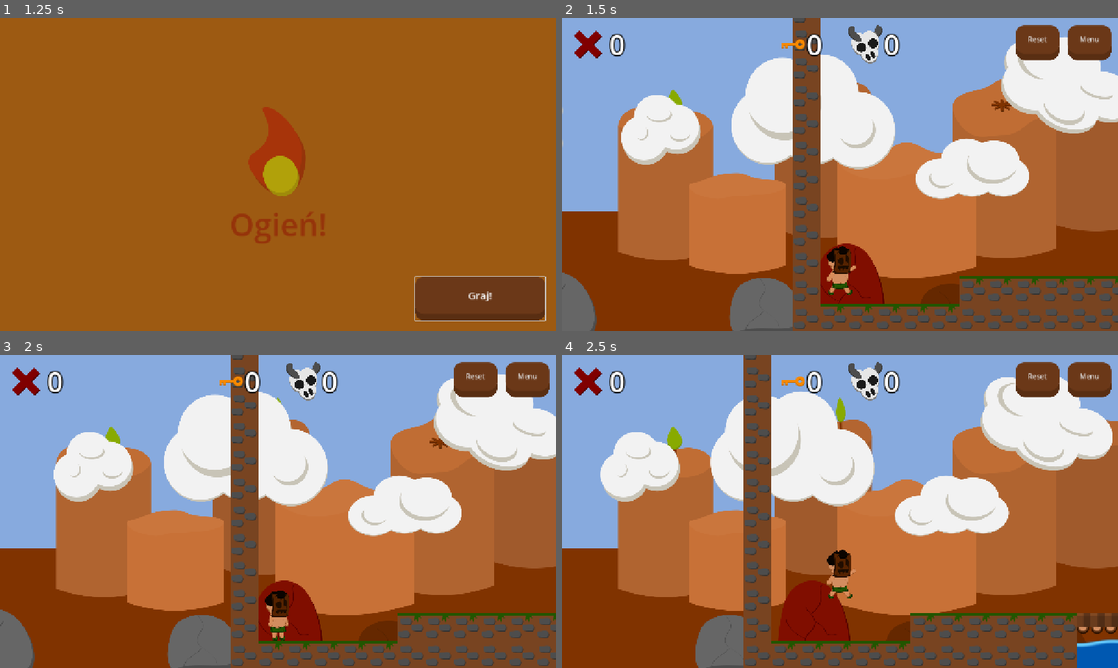
Above: before the commit, frames 1-4 (two rows, left to right).
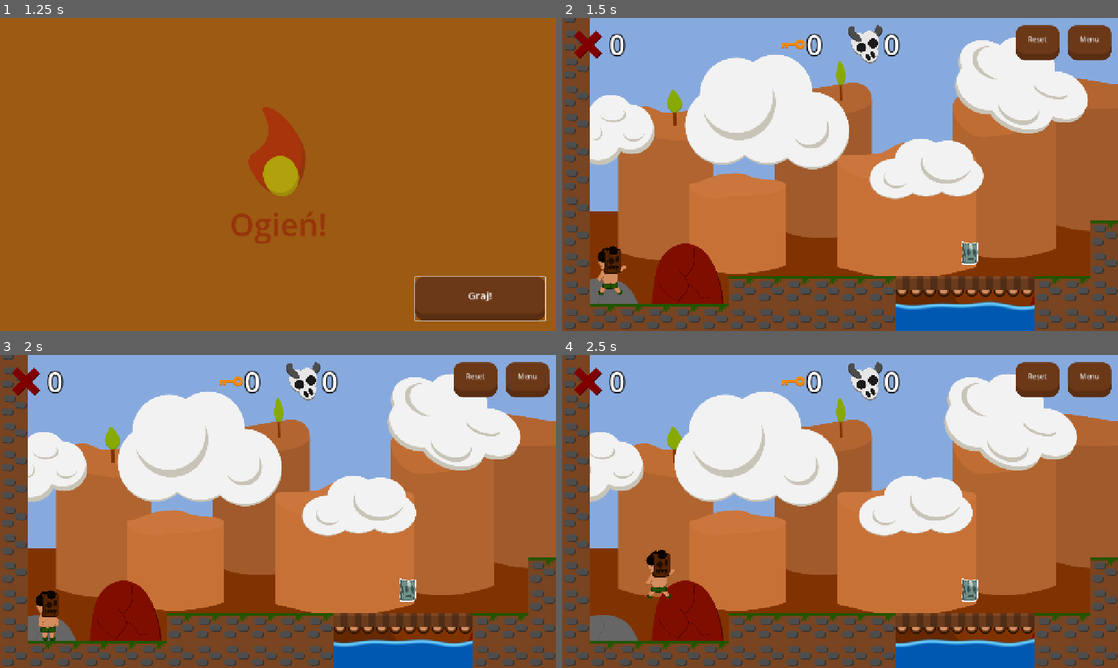
Above: after the commit, the same moments.

Repository: Nabiz/FourElements
Game: Godot game, scene res://Scenes/GUI/main_menu.tscn
Two runs of this game, one before a commit and one after it. Both use one fixed random seed, a clock stepped at 60 frames per second and the inputs below. The engine's default icon, where the game draws it, is replaced by a stand-in: a white triangle on a blue panel in a dark square.
Inputs:
- Up to frame 1 (1.25 s): click "Nowa Gra" at 0.5 s
- Up to frame 2 (1.5 s): click "Graj!" at 1.25 s
- Up to frame 3 (2 s): no input
- Up to frame 4 (2.5 s): tap Enter (ui_accept) at 2, 2.27 s; hold Right (ui_right) from 2.03 s (still down)

Frame 1 is identical in both runs. In frame 2, 42% of the frame differs, in the area x 0-100%, y 0-100%; in frame 3, 41%; in frame 4, 41%.

Commit message:
add dead by water animation

Diff:
--- a/Levels/cartographer_level.tscn
+++ b/Levels/cartographer_level.tscn
@@ -320,6 +320,7 @@
 position = Vector2(-21, 0)
 
 [node name="DialogueArea" parent="CartographerEncounter" node_paths=PackedStringArray("dialogue_canvas") instance=ExtResource("16_3l2mx")]
+visible = false
 position = Vector2(1089, 433)
 monitoring = false
 dialogue_canvas = NodePath("../DialogCanvas")
--- a/Scenes/player/player.tscn
+++ b/Scenes/player/player.tscn
@@ -11,6 +11,7 @@
 [ext_resource type="PackedScene" uid="uid://bcr3dtq4rb71j" path="res://scenes/player/air_bullet.tscn" id="8_je7p5"]
 [ext_resource type="PackedScene" uid="uid://cy55rh68t6vhq" path="res://scenes/player/earth_block.tscn" id="9_fm80t"]
 [ext_resource type="PackedScene" uid="uid://jwg0a6288amj" path="res://scenes/player/water_wave.tscn" id="10_je7p5"]
+[ext_resource type="Texture2D" uid="uid://cxwyj0k7xj8te" path="res://assets/props/water_splash.png" id="12_fm80t"]
 
 [sub_resource type="RectangleShape2D" id="RectangleShape2D_megsn"]
 size = Vector2(64, 64)
@@ -90,6 +91,45 @@
 &"run": SubResource("Animation_bhhdu")
 }
 
+[sub_resource type="AtlasTexture" id="AtlasTexture_gx1jg"]
+atlas = ExtResource("12_fm80t")
+region = Rect2(0, 0, 128, 128)
+
+[sub_resource type="AtlasTexture" id="AtlasTexture_ugbui"]
+atlas = ExtResource("12_fm80t")
+region = Rect2(128, 0, 128, 128)
+
+[sub_resource type="AtlasTexture" id="AtlasTexture_fcs02"]
+atlas = ExtResource("12_fm80t")
+region = Rect2(0, 128, 128, 128)
+
+[sub_resource type="AtlasTexture" id="AtlasTexture_myrg7"]
+atlas = ExtResource("12_fm80t")
+region = Rect2(128, 128, 128, 128)
+
+[sub_resource type="SpriteFrames" id="SpriteFrames_kvlxm"]
+animations = [{
+"frames": [{
+"duration": 1.0,
+"texture": SubResource("AtlasTexture_gx1jg")
+}, {
+"duration": 1.0,
+"texture": SubResource("AtlasTexture_ugbui")
+}, {
+"duration": 1.0,
+"texture": SubResource("AtlasTexture_fcs02")
+}, {
+"duration": 1.0,
+"texture": SubResource("AtlasTexture_myrg7")
+}, {
+"duration": 1.0,
+"texture": null
+}],
+"loop": false,
+"name": &"water_splash",
+"speed": 5.0
+}]
+
 [node name="Player" type="CharacterBody2D" node_paths=PackedStringArray("animation", "sprites", "blank_sprite", "camera", "marker_point", "earth_block_space", "coyote_timer")]
 z_index = 1
 collision_mask = 129
@@ -146,4 +186,12 @@
 [node name="CoyoteTimer" type="Timer" parent="."]
 wait_time = 0.3
 
+[node name="WaterDie" type="AnimatedSprite2D" parent="."]
+visible = false
+z_index = 10
+position = Vector2(0, 25)
+sprite_frames = SubResource("SpriteFrames_kvlxm")
+animation = &"water_splash"
+
 [connection signal="timeout" from="CoyoteTimer" to="." method="_on_coyote_timer_timeout"]
+[connection signal="animation_finished" from="WaterDie" to="." method="_on_water_die_animation_finished"]
--- a/Scripts/managers/sound_manager.gd
+++ b/Scripts/managers/sound_manager.gd
@@ -49,8 +49,8 @@
 func play_music(music):
 	if music_audio.stream != music:
 		music_audio.stop()
-		music_audio.stream = music
-		music_audio.play()
+		#music_audio.stream = music
+		#music_audio.play()
 
 
 func play_intro():
--- a/Scripts/player/player.gd
+++ b/Scripts/player/player.gd
@@ -14,7 +14,7 @@
 @export var animation: AnimationPlayer
 
 @export_category("Sprites")
-@export var sprites: Node
+@export var sprites: Node2D
 @export var blank_sprite: Sprite2D
 @export_subgroup("Textures")
 @export var blank_sprite_texture: Texture
@@ -44,10 +44,10 @@
 
 
 func _ready() -> void:
-	#camera.limit_left = camera_limits[0]
-	#camera.limit_top = camera_limits[1]
-	#camera.limit_right = camera_limits[2]
-	#camera.limit_bottom = camera_limits[3]
+	camera.limit_left = camera_limits[0]
+	camera.limit_top = camera_limits[1]
+	camera.limit_right = camera_limits[2]
+	camera.limit_bottom = camera_limits[3]
 
 	if higher_jumps:
 		JUMP_VELOCITY = HIGHER_JUMP_VELOCITY
@@ -196,3 +196,13 @@
 
 func _on_coyote_timer_timeout() -> void:
 	can_jump = false
+
+func die_by_water():
+	sprites.hide()
+	can_move = false
+	velocity = Vector2.ZERO
+	$WaterDie.show()
+	$WaterDie.play("water_splash")
+
+func _on_water_die_animation_finished() -> void:
+	LevelManagerAutoload.restart_level()
--- a/Scripts/props/water_path.gd
+++ b/Scripts/props/water_path.gd
@@ -10,7 +10,8 @@
 
 func _on_area_2d_body_entered(body: Node2D) -> void:
 		if body is Player and MaskManager.current_element != MaskManager.Element.WATER:
-			LevelManagerAutoload.restart_level()
+			var player = body as Player
+			player.die_by_water()
 
 func _on_area_2d_body_exited(body: Node2D) -> void:
 	if body is Player and MaskManager.current_element == MaskManager.Element.WATER:
Binary file added: Assets/Cartograph/cartograph_idle.png
Not shown, added: Assets/Cartograph/cartograph_idle.png.import
Binary file added: Assets/Props/water_splash.png
Not shown, added: Assets/Props/water_splash.png.import
Not shown: 1 places in Scenes/player/player.tscn that only renumber resources
